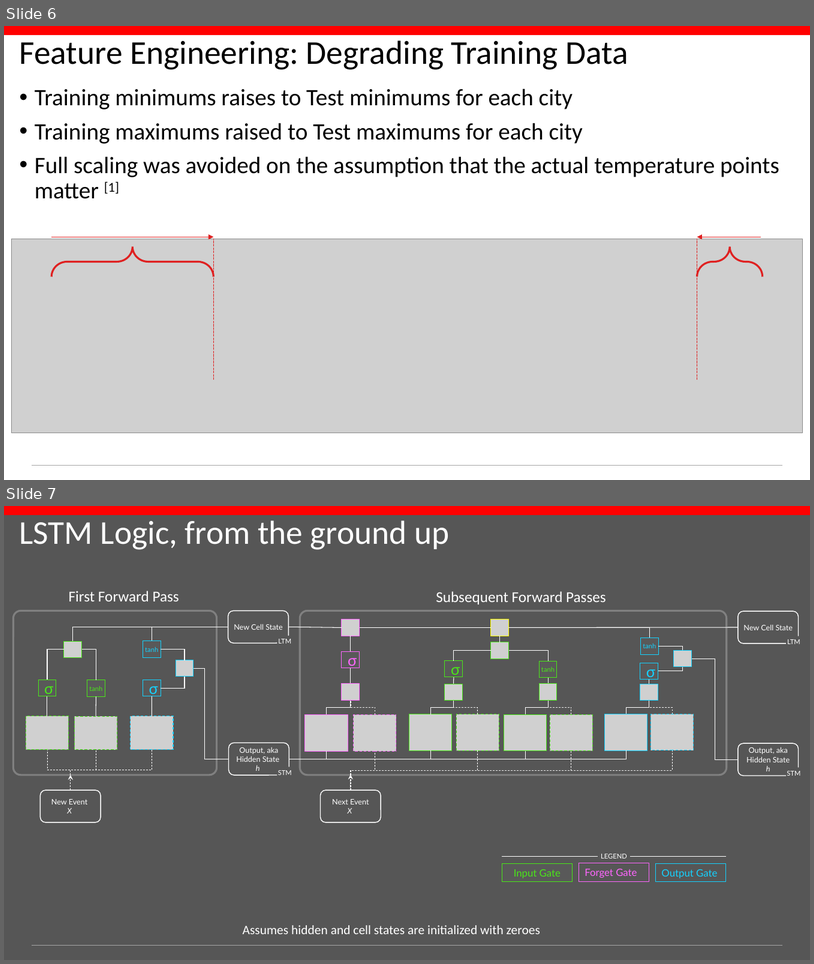
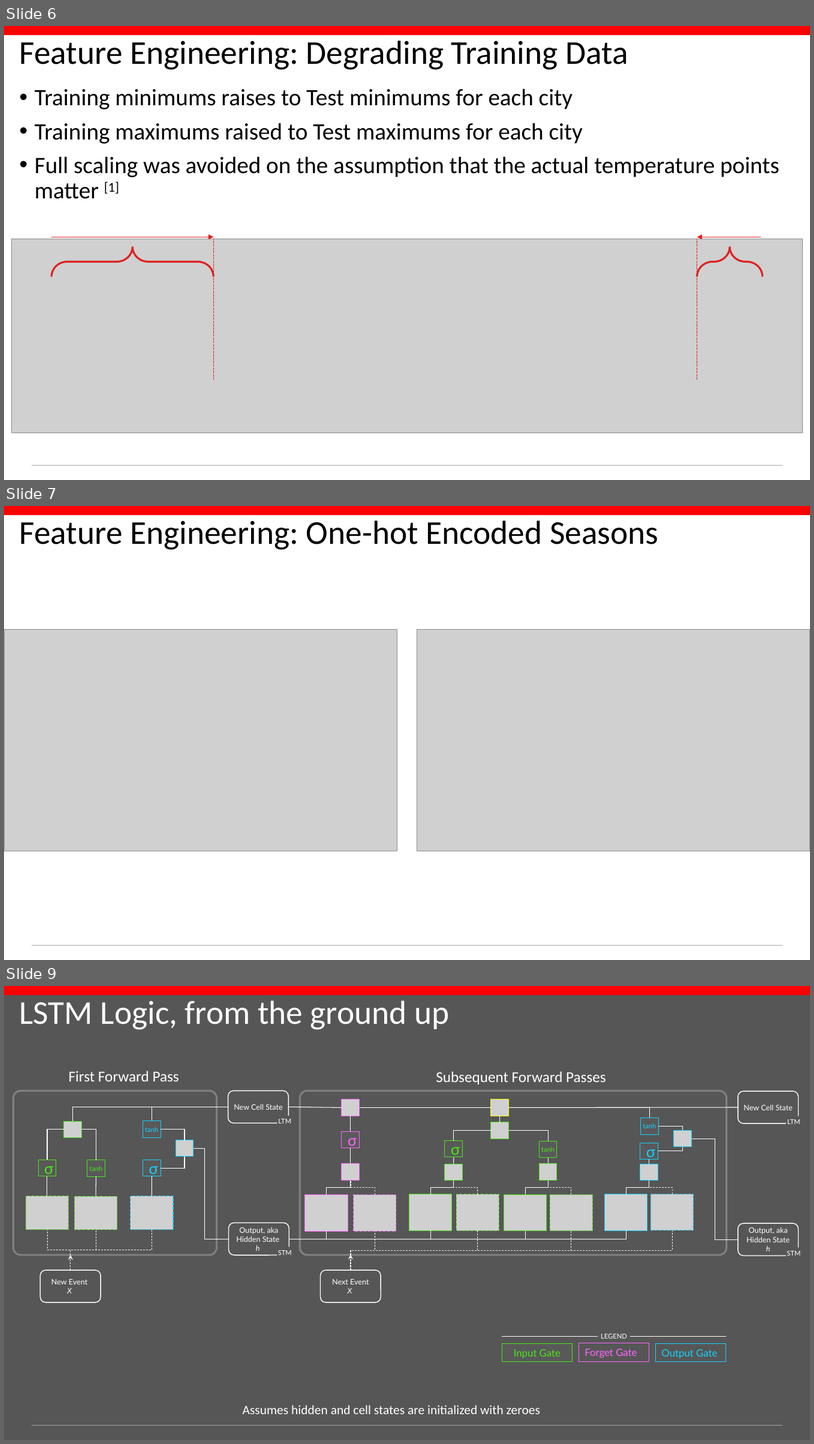
Before and after one commit to conditg/deng-ai, a slide deck: DengAI.pptx. Shown one above the other, each under a label of ours: slides 6 and 7 before the commit, slides 6, 7 and 9 after it; the slides between them are not shown. The pictures are 814x964 and 814x1444 pixels, drawn with LibreOffice and Linux fonts; fonts in the diff are those of the drawing; grey boxes stand for pictures; background and template pictures are left out. Boxes give left, top, right and bottom in pixels: in the first picture for what was removed or moved away, otherwise in the second. Text is boxed around its words. In the diff, an @@ line names an element or a change of style, - is before the commit and + after.

```diff
--- a/DengAI.pptx
+++ b/DengAI.pptx
@@ slide 7 added at <box>4,506,810,960</box>, background #FFFFFF; not listed: 2 template elements that a slide beside it also shows @@
@@ title added at <box>20,520,659,550</box>, 39.6 pt, text #000000 @@
+Feature Engineering: One-hot Encoded Seasons
@@ picture added at <box>4,630,397,851</box> @@
@@ picture added at <box>417,630,810,851</box> @@
@@ what was slide 7 is now slide 9 @@
```
Also in this commit, not shown: 6 slides changed, 1 other slide added, 3 other files.
